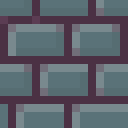
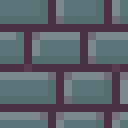
Two versions of the same layered image (128 × 128). Layer-by-layer changes:
removed layer "Pasted Layer" over (x1=0, y1=0, x2=128, y2=128)
painted on "Background" over (x1=0, y1=0, x2=128, y2=128)
